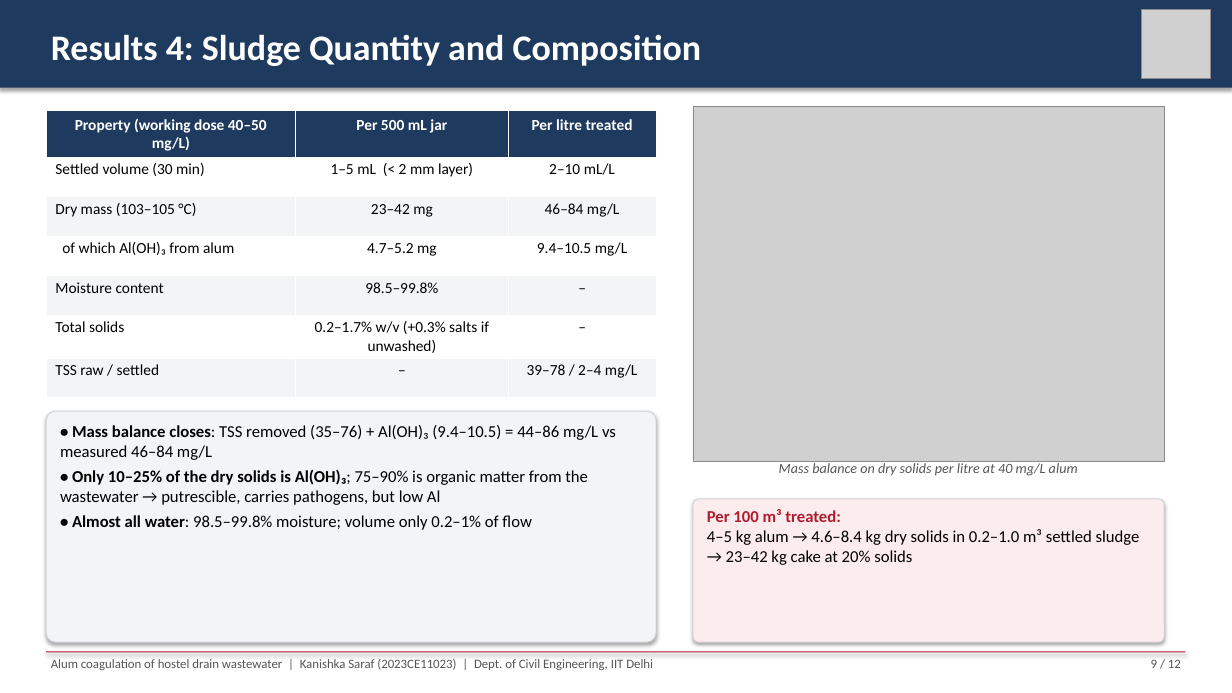
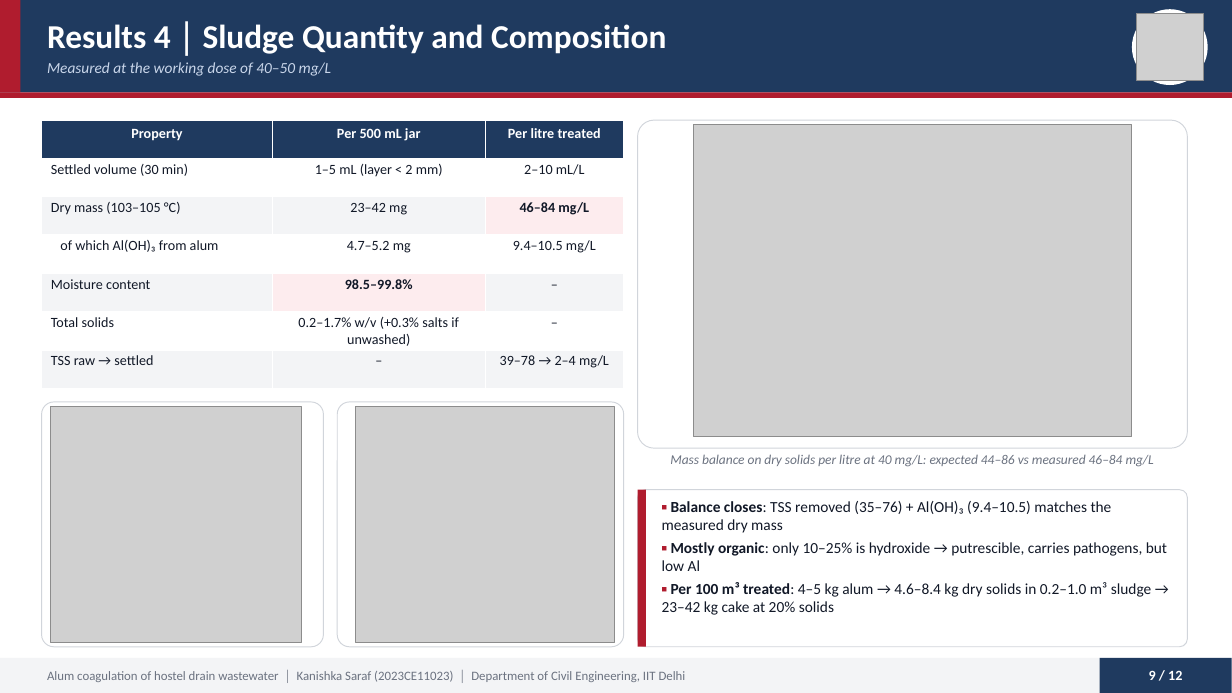
Before and after one commit to vinilverma27-hub/Clinch.ai, a slide deck: slide 9 of docs/btp-report/BTP_Final_Presentation_Kanishka_Saraf_2023CE11023.pptx. Drawn at 1232x693 pixels with LibreOffice and Linux fonts; fonts in the diff are those of the drawing; grey boxes stand for pictures. Boxes give left, top, right and bottom in pixels: in the first picture for what was removed or moved away, otherwise in the second. Text is boxed around its words. In the diff, an @@ line names an element or a change of style, - is before the commit and + after.

```diff
--- a/docs/btp-report/BTP_Final_Presentation_Kanishka_Saraf_2023CE11023.pptx
+++ b/docs/btp-report/BTP_Final_Presentation_Kanishka_Saraf_2023CE11023.pptx
@@ rectangle: place and size @@
-rectangle at [0, 0, 1232, 88]
+rectangle at [0, 0, 1232, 92]
@@ rectangle at [0, 0, 1232, 92]: shadow off @@
@@ rectangle added at [0, 0, 20, 92], fill #B01C2E @@
@@ text at [47, 24, 666, 54]: text changed; size 28 to 26 pt @@
-Results 4: Sludge Quantity and Composition
+Results 4 │ Sludge Quantity and Composition
@@ ellipse added at [1132, 9, 1208, 85], fill #FFFFFF @@
@@ picture: place and size @@
-picture at [1141, 9, 1211, 79]
+picture at [1137, 14, 1203, 80]
@@ text added at [47, 62, 331, 76], 12 pt, text #C9D6EA, italic @@
+Measured at the working dose of 40–50 mg/L
@@ rectangle added at [0, 92, 1232, 98], fill #B01C2E @@
@@ table at [42, 120, 624, 388] @@
-row 1, column 1: Property (working dose 40–50 mg/L)
+row 1, column 1: Property
-row 2, column 2: 1–5 mL (< 2 mm layer)
+row 2, column 2: 1–5 mL (layer < 2 mm)
-row 7, column 1: TSS raw / settled
+row 7, column 1: TSS raw → settled
-row 7, column 3: 39–78 / 2–4 mg/L
+row 7, column 3: 39–78 → 2–4 mg/L
@@ fill #F3F4F6 to #FDECEE in 2 cells @@
@@ size 12 to 11 pt in "Per 500 mL jar", "Per litre treated", "Settled volume (30 min)", "2–10 mL/L" and 13 more places @@
@@ text colour #000000 to #111827 in "Settled volume (30 min)", "2–10 mL/L", "Dry mass (103–105 °C)", "23–42 mg" and 11 more places @@
@@ bold on in "46–84 mg/L", "98.5–99.8%" @@
@@ table: place and size @@
-table at [46, 111, 656, 388]
+table at [42, 120, 624, 388]
@@ rounded rectangle added at [638, 120, 1188, 448], fill #FFFFFF, outline #D1D5DB 0.75 pt @@
@@ picture: place and size @@
-picture at [693, 106, 1165, 461]
+picture at [693, 125, 1132, 437]
@@ rounded rectangle added at [42, 402, 323, 647], fill #FFFFFF, outline #D1D5DB 0.75 pt @@
@@ rounded rectangle removed at [46, 411, 656, 642] @@
@@ picture added at [51, 407, 301, 642] @@
@@ rounded rectangle added at [337, 402, 624, 647], fill #FFFFFF, outline #D1D5DB 0.75 pt @@
@@ picture added at [356, 407, 615, 642] @@
@@ text removed at [60, 425, 616, 530] @@
-• Mass balance closes: TSS removed (35–76) + Al(OH)₃ (9.4–10.5) = 44–86 mg/L vs measured 46–84 mg/L
-• Only 10–25% of the dry solids is Al(OH)₃; 75–90% is organic matter from the wastewater → putrescible, carries pathogens, but low Al
-• Almost all water: 98.5–99.8% moisture; volume only 0.2–1% of flow
@@ text at [670, 454, 1154, 467]: text changed; size 11 to 10.5 pt; text colour #555555 to #6B7280 @@
-Mass balance on dry solids per litre at 40 mg/L alum
+Mass balance on dry solids per litre at 40 mg/L: expected 44–86 vs measured 46–84 mg/L
@@ rounded rectangle: place and size @@
-rounded rectangle at [693, 499, 1165, 642]
+rounded rectangle at [638, 490, 1188, 647]
@@ rounded rectangle at [638, 490, 1188, 647]: fill #FDECEE to #FFFFFF; outline #D0D3D8 0.75 pt to #D1D5DB 0.75 pt; shadow off; proportions changed @@
@@ rectangle added at [638, 490, 646, 647], fill #B01C2E @@
@@ text at [662, 501, 1167, 615]: text changed; size 13 to 12 pt; text colour #000000 to #111827 @@
-Per 100 m³ treated:
-4–5 kg alum → 4.6–8.4 kg dry solids in 0.2–1.0 m³ settled sludge → 23–42 kg cake at 20% solids
+▪ Balance closes: TSS removed (35–76) + Al(OH)₃ (9.4–10.5) matches the measured dry mass
+▪ Mostly organic: only 10–25% is hydroxide → putrescible, carries pathogens, but low Al
+▪ Per 100 m³ treated: 4–5 kg alum → 4.6–8.4 kg dry solids in 0.2–1.0 m³ sludge → 23–42 kg cake at 20% solids
@@ rectangle: place and size @@
-rectangle at [46, 652, 1186, 653]
+rectangle at [0, 658, 1232, 693]
@@ rectangle at [0, 658, 1232, 693]: fill #B01C2E to #F3F4F6; shadow off @@
@@ text "Alum coagulation of hostel drain ..." at [47, 671, 686, 682]: vertical alignment top to middle @@
@@ text "9 / 12": place and size @@
-text "9 / 12" at [1151, 659, 1181, 668]
+text "9 / 12" at [1149, 670, 1182, 680]
@@ text "9 / 12" at [1149, 670, 1182, 680]: size 10 to 11 pt, text colour #555555 to #FFFFFF, bold on; alignment right to centre; vertical alignment top to middle @@
@@ rectangle added at [1100, 658, 1232, 693], fill #1F3A5F @@
@@ text at [47, 671, 686, 682]: text changed; text colour #555555 to #6B7280 @@
-Alum coagulation of hostel drain wastewater | Kanishka Saraf (2023CE11023) | Dept. of Civil Engineering, IIT Delhi
+Alum coagulation of hostel drain wastewater │ Kanishka Saraf (2023CE11023) │ Department of Civil Engineering, IIT Delhi
```
Also in this commit, not shown: 11 other slides changed, 1 other file.
